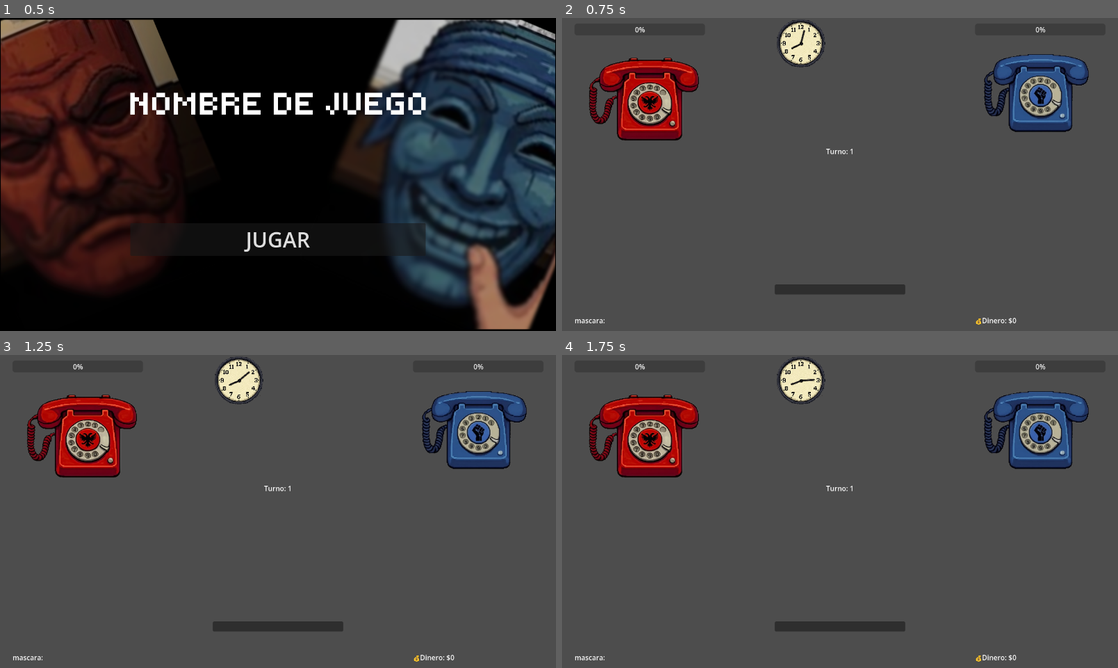
Above: before the commit, frames 1-4 (two rows, left to right).
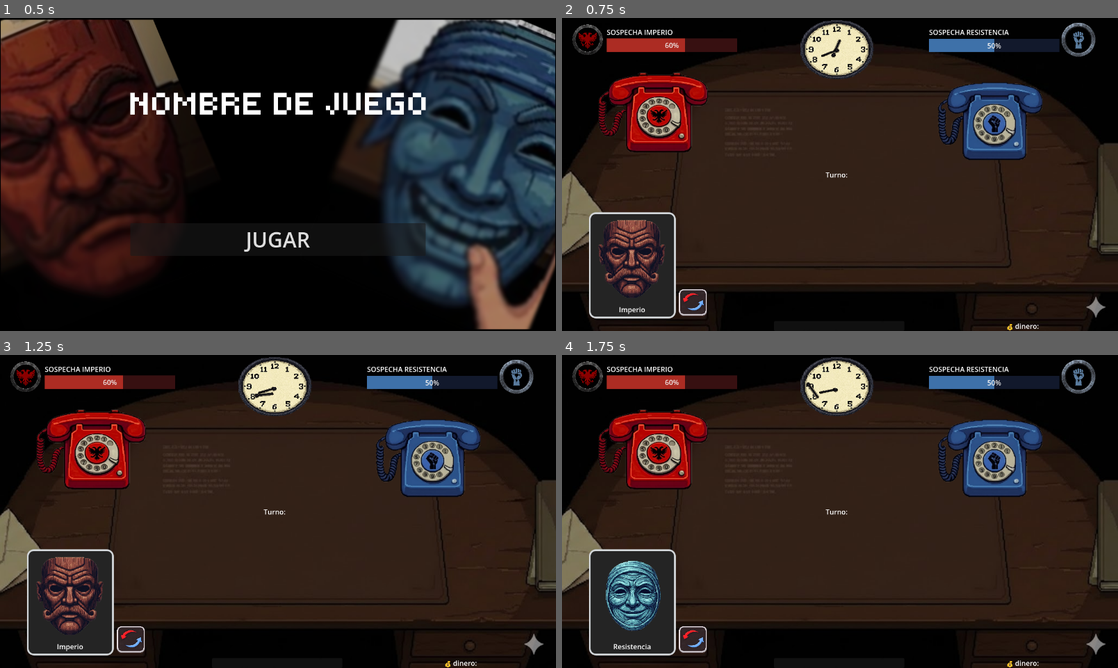
Above: after the commit, the same moments.

Repository: ktorres63/OnlyDevs-Game
Game: Godot game, scene res://scenes/menu_inicio/menu_inicio.tscn
Same seed, same stepped clock (60 frames per second), same inputs: the game is played once before the commit and once after it.
Inputs (mouse positions are in pixels of both pictures, inside the frame that each line leads up to):
- Up to frame 1 (0.5 s): no input
- Up to frame 2 (0.75 s): click "JUGAR" at 0.5 s
- Up to frame 3 (1.25 s): no input
- Up to frame 4 (1.75 s): click (695, 639) at 1.27 s

Frame 1 is identical in both runs. In frame 2, 98% of the frame differs, in the area x 0-100%, y 0-100%; in frame 3, 98%; in frame 4, 98%.
Error after the commit: Invalid assignment of property or key 'text' with value of type 'String' on a base object of type 'null instance'. (res://scripts/ui/Main.gd:28)

Commit message:
Delete Containers in Main scene

Diff:
--- a/scenes/main/Main.tscn
+++ b/scenes/main/Main.tscn
@@ -2,9 +2,28 @@
 
 [ext_resource type="Script" uid="uid://bpnsk2i3dahfx" path="res://scripts/ui/Main.gd" id="1_nha0i"]
 [ext_resource type="Script" uid="uid://7yuba21mau25" path="res://scripts/core/GameManager.gd" id="2_q24mn"]
+[ext_resource type="Texture2D" uid="uid://cy7chbvt6x7u" path="res://assets/sprites/ui/desktop.jpg" id="2_sjxhf"]
 [ext_resource type="Texture2D" uid="uid://cuh2pdyjccl01" path="res://assets/sprites/ui/phoneRed.png" id="3_q24mn"]
+[ext_resource type="PackedScene" uid="uid://du12ll2vp3rw2" path="res://scenes/main/MaskPanel.tscn" id="4_1rhdn"]
 [ext_resource type="PackedScene" uid="uid://c5nr3j33o4vg6" path="res://scenes/main/clock.tscn" id="4_dc040"]
 [ext_resource type="Texture2D" uid="uid://qfvp1lvd82sn" path="res://assets/sprites/ui/phoneBlue.png" id="4_gyg6b"]
+[ext_resource type="Texture2D" uid="uid://b7dcnqyktrq32" path="res://assets/sprites/ui/eagles.png" id="6_ostsq"]
+[ext_resource type="Texture2D" uid="uid://bacryx6fivq0x" path="res://assets/sprites/ui/rebellion_logo.png" id="9_3km4f"]
+
+[sub_resource type="StyleBoxTexture" id="StyleBoxTexture_ko0rf"]
+texture = ExtResource("2_sjxhf")
+
+[sub_resource type="StyleBoxFlat" id="StyleBoxFlat_qkm1d"]
+bg_color = Color(0.21568628, 0.0627451, 0.06666667, 1)
+
+[sub_resource type="StyleBoxFlat" id="StyleBoxFlat_p5fgu"]
+bg_color = Color(0.6745098, 0.17254902, 0.13725491, 1)
+
+[sub_resource type="StyleBoxFlat" id="StyleBoxFlat_2tpxt"]
+bg_color = Color(0.07058824, 0.09803922, 0.17254902, 1)
+
+[sub_resource type="StyleBoxFlat" id="StyleBoxFlat_jsdfw"]
+bg_color = Color(0.24313726, 0.44313726, 0.6627451, 1)
 
 [node name="Main" type="Control" unique_id=1647585048]
 layout_mode = 3
@@ -15,85 +34,198 @@
 grow_vertical = 2
 script = ExtResource("1_nha0i")
 
+[node name="Panel" type="Panel" parent="." unique_id=1379793488]
+layout_mode = 1
+anchors_preset = 15
+anchor_right = 1.0
+anchor_bottom = 1.0
+grow_horizontal = 2
+grow_vertical = 2
+theme_override_styles/panel = SubResource("StyleBoxTexture_ko0rf")
+
 [node name="GameManager" type="Node" parent="." unique_id=1237323366]
 script = ExtResource("2_q24mn")
 
-[node name="HBoxContainer" type="HBoxContainer" parent="." unique_id=180341695]
-layout_mode = 1
-anchors_preset = 15
-anchor_right = 1.0
-anchor_bottom = 1.0
-grow_horizontal = 2
-grow_vertical = 2
-theme_override_constants/separation = 161
-alignment = 1
-
-[node name="VBoxContainer" type="VBoxContainer" parent="HBoxContainer" unique_id=1724329661]
-layout_mode = 2
-theme_override_constants/separation = 340
-alignment = 1
-
-[node name="VBoxContainer" type="VBoxContainer" parent="HBoxContainer/VBoxContainer" unique_id=1216936912]
-layout_mode = 2
-
-[node name="SuspicionBarRed" type="ProgressBar" parent="HBoxContainer/VBoxContainer/VBoxContainer" unique_id=1883222905]
-custom_minimum_size = Vector2(300, 0)
-layout_mode = 2
-
-[node name="PhoneRed" type="TextureButton" parent="HBoxContainer/VBoxContainer/VBoxContainer" unique_id=1661207811]
-custom_minimum_size = Vector2(300, 300)
-layout_mode = 2
+[node name="LeftPanel" type="Control" parent="." unique_id=401810459]
+layout_mode = 1
+anchor_right = 0.33
+anchor_bottom = 1.0
+metadata/_edit_lock_ = true
+
+[node name="MaskPanel" parent="LeftPanel" unique_id=1258673724 instance=ExtResource("4_1rhdn")]
+layout_mode = 1
+anchor_left = 0.1467803
+anchor_top = 0.62083334
+anchor_right = 0.89498097
+anchor_bottom = 0.9597222
+offset_top = 0.0
+offset_right = 0.0
+offset_bottom = 0.0
+metadata/_edit_use_anchors_ = true
+
+[node name="PhoneRed" type="TextureButton" parent="LeftPanel" unique_id=1661207811]
+custom_minimum_size = Vector2(300, 289.225)
+layout_mode = 0
+offset_left = 50.0
+offset_top = 80.0
+offset_right = 350.0
+offset_bottom = 369.225
 texture_normal = ExtResource("3_q24mn")
 ignore_texture_size = true
-stretch_mode = 5
-
-[node name="MaskLabel" type="Label" parent="HBoxContainer/VBoxContainer" unique_id=1098171125]
-layout_mode = 2
-text = "mascara:"
-
-[node name="VBoxContainer2" type="VBoxContainer" parent="HBoxContainer" unique_id=1377149204]
-layout_mode = 2
-theme_override_constants/separation = 295
-
-[node name="Clock" parent="HBoxContainer/VBoxContainer2" unique_id=262250937 instance=ExtResource("4_dc040")]
-layout_mode = 2
-
-[node name="TurnLabel" type="Label" parent="HBoxContainer/VBoxContainer2" unique_id=1244122947]
-layout_mode = 2
+stretch_mode = 0
+
+[node name="HBoxContainer" type="HBoxContainer" parent="LeftPanel" unique_id=1337661153]
+layout_mode = 1
+anchors_preset = -1
+anchor_right = 1.0
+anchor_bottom = 0.11100001
+offset_top = 10.0
+offset_bottom = 10.079994
+alignment = 1
+metadata/_edit_use_anchors_ = true
+
+[node name="TextureRect" type="TextureRect" parent="LeftPanel/HBoxContainer" unique_id=1368389031]
+custom_minimum_size = Vector2(80, 80)
+layout_mode = 2
+texture = ExtResource("6_ostsq")
+expand_mode = 1
+
+[node name="VBoxContainer" type="VBoxContainer" parent="LeftPanel/HBoxContainer" unique_id=1030809288]
+layout_mode = 2
+alignment = 1
+
+[node name="Label" type="Label" parent="LeftPanel/HBoxContainer/VBoxContainer" unique_id=1059177022]
+layout_mode = 2
+text = "SOSPECHA IMPERIO"
+
+[node name="SuspicionBarRed" type="ProgressBar" parent="LeftPanel/HBoxContainer/VBoxContainer" unique_id=1883222905]
+custom_minimum_size = Vector2(300, 30.545)
+layout_mode = 2
+size_flags_vertical = 4
+theme_override_styles/background = SubResource("StyleBoxFlat_qkm1d")
+theme_override_styles/fill = SubResource("StyleBoxFlat_p5fgu")
+value = 60.13
+
+[node name="CenterPanel" type="Control" parent="." unique_id=1570302036]
+layout_mode = 1
+anchor_left = 0.33
+anchor_right = 0.66
+anchor_bottom = 1.0
+grow_horizontal = 2
+metadata/_edit_lock_ = true
+
+[node name="TurnLabel" type="Label" parent="CenterPanel" unique_id=1244122947]
+layout_mode = 1
+anchors_preset = 8
+anchor_left = 0.5
+anchor_top = 0.5
+anchor_right = 0.5
+anchor_bottom = 0.5
+offset_left = -150.0
+offset_top = -11.5
+offset_right = 150.0
+offset_bottom = 11.5
+grow_horizontal = 2
+grow_vertical = 2
 text = "Turno:"
 horizontal_alignment = 1
 
-[node name="EventPanel" type="PanelContainer" parent="HBoxContainer/VBoxContainer2" unique_id=389366397]
-layout_mode = 2
-
-[node name="EventText" type="Label" parent="HBoxContainer/VBoxContainer2/EventPanel" unique_id=1933662527]
+[node name="EventPanel" type="PanelContainer" parent="CenterPanel" unique_id=389366397]
+layout_mode = 1
+anchors_preset = -1
+anchor_left = 0.5
+anchor_top = 1.0
+anchor_right = 0.5
+anchor_bottom = 1.0
+offset_left = -145.345
+offset_top = -23.0
+offset_right = 154.92502
+grow_horizontal = 2
+grow_vertical = 2
+
+[node name="EventText" type="Label" parent="CenterPanel/EventPanel" unique_id=1933662527]
 custom_minimum_size = Vector2(300, 0)
 layout_mode = 2
 autowrap_mode = 2
 
-[node name="VBoxContainer3" type="VBoxContainer" parent="HBoxContainer" unique_id=133630349]
-layout_mode = 2
-theme_override_constants/separation = 340
-alignment = 1
-
-[node name="VBoxContainer" type="VBoxContainer" parent="HBoxContainer/VBoxContainer3" unique_id=1748784837]
-layout_mode = 2
-
-[node name="SuspicionBarBlue" type="ProgressBar" parent="HBoxContainer/VBoxContainer3/VBoxContainer" unique_id=61183635]
-custom_minimum_size = Vector2(300, 0)
-layout_mode = 2
-size_flags_vertical = 4
-
-[node name="PhoneBlue" type="TextureButton" parent="HBoxContainer/VBoxContainer3/VBoxContainer" unique_id=215396894]
+[node name="HBoxContainer" type="HBoxContainer" parent="CenterPanel" unique_id=1196110266]
+layout_mode = 1
+anchors_preset = 15
+anchor_right = 1.0
+anchor_bottom = 1.0
+offset_bottom = -571.0
+grow_horizontal = 2
+grow_vertical = 2
+alignment = 1
+
+[node name="Clock" parent="CenterPanel/HBoxContainer" unique_id=262250937 instance=ExtResource("4_dc040")]
+custom_minimum_size = Vector2(183.475, 0)
+layout_mode = 2
+seconds_per_hour = 3.0
+metadata/_edit_use_anchors_ = true
+
+[node name="RightPanel" type="Control" parent="." unique_id=1345644869]
+layout_mode = 1
+anchor_left = 0.66
+anchor_right = 1.0
+anchor_bottom = 1.0
+grow_vertical = 2
+metadata/_edit_lock_ = true
+
+[node name="MoneyLabel" type="Label" parent="RightPanel" unique_id=1812038768]
+layout_mode = 1
+anchors_preset = 7
+anchor_left = 0.5
+anchor_top = 1.0
+anchor_right = 0.5
+anchor_bottom = 1.0
+offset_left = -40.0
+offset_top = -23.0
+offset_right = 40.0
+grow_horizontal = 2
+grow_vertical = 0
+text = "💰 dinero: "
+
+[node name="PhoneBlue" type="TextureButton" parent="RightPanel" unique_id=215396894]
 custom_minimum_size = Vector2(300, 300)
-layout_mode = 2
+layout_mode = 0
+anchor_top = 0.15171528
+anchor_right = 0.6893383
+anchor_bottom = 0.5683819
 texture_normal = ExtResource("4_gyg6b")
 ignore_texture_size = true
 stretch_mode = 5
-
-[node name="MoneyLabel" type="Label" parent="HBoxContainer/VBoxContainer3" unique_id=1812038768]
-layout_mode = 2
-text = "💰 dinero: "
-
-[connection signal="pressed" from="HBoxContainer/VBoxContainer/VBoxContainer/PhoneRed" to="." method="_on_phone_red_pressed"]
-[connection signal="pressed" from="HBoxContainer/VBoxContainer3/VBoxContainer/PhoneBlue" to="." method="_on_phone_blue_pressed"]
+metadata/_edit_use_anchors_ = true
+
+[node name="HBoxContainer" type="HBoxContainer" parent="RightPanel" unique_id=1031655484]
+layout_mode = 0
+offset_top = 10.0
+offset_right = 384.0
+offset_bottom = 90.0
+
+[node name="VBoxContainer" type="VBoxContainer" parent="RightPanel/HBoxContainer" unique_id=451824176]
+layout_mode = 2
+size_flags_horizontal = 0
+alignment = 1
+
+[node name="Label" type="Label" parent="RightPanel/HBoxContainer/VBoxContainer" unique_id=1101596141]
+layout_mode = 2
+text = "SOSPECHA RESISTENCIA"
+
+[node name="SuspicionBarBlue" type="ProgressBar" parent="RightPanel/HBoxContainer/VBoxContainer" unique_id=61183635]
+custom_minimum_size = Vector2(300, 30)
+layout_mode = 2
+size_flags_vertical = 4
+theme_override_styles/background = SubResource("StyleBoxFlat_2tpxt")
+theme_override_styles/fill = SubResource("StyleBoxFlat_jsdfw")
+value = 50.0
+metadata/_edit_use_anchors_ = true
+
+[node name="TextureRect" type="TextureRect" parent="RightPanel/HBoxContainer" unique_id=1341959525]
+custom_minimum_size = Vector2(80, 80)
+layout_mode = 2
+texture = ExtResource("9_3km4f")
+expand_mode = 1
+
+[connection signal="pressed" from="LeftPanel/PhoneRed" to="." method="_on_phone_red_pressed"]
+[connection signal="pressed" from="RightPanel/PhoneBlue" to="." method="_on_phone_blue_pressed"]
--- a/scenes/MaskPanel.tscn
+++ b/scenes/main/MaskPanel.tscn
@@ -29,7 +29,8 @@
 offset_top = -221.59998
 offset_right = 316.04
 offset_bottom = 18.799988
-grow_vertical = 0
+grow_horizontal = 2
+grow_vertical = 2
 script = ExtResource("1_wqs35")
 
 [node name="HBoxContainer" type="HBoxContainer" parent="." unique_id=1016430569]
--- a/scenes/main/clock.tscn
+++ b/scenes/main/clock.tscn
@@ -15,27 +15,35 @@
 script = ExtResource("1_j0qyj")
 
 [node name="ClockBase" type="TextureRect" parent="." unique_id=1459067788]
-layout_mode = 0
-offset_right = 120.0
-offset_bottom = 120.0
+layout_mode = 1
+anchors_preset = 15
+anchor_right = 1.0
+anchor_bottom = 1.0
+grow_horizontal = 2
+grow_vertical = 2
 texture = ExtResource("1_2skdo")
 expand_mode = 1
 
 [node name="Hand_Long" type="TextureRect" parent="." unique_id=2134791208]
-layout_mode = 0
-offset_top = -1.0
-offset_right = 120.0
-offset_bottom = 119.0
+layout_mode = 1
+anchors_preset = 15
+anchor_right = 1.0
+anchor_bottom = 1.0
+grow_horizontal = 2
+grow_vertical = 2
 rotation = 6.2831855
 pivot_offset = Vector2(60, 60)
 texture = ExtResource("2_j0qyj")
 expand_mode = 1
 
 [node name="Hand_Short" type="TextureRect" parent="." unique_id=1438789967]
-layout_mode = 0
-offset_left = 1.0
-offset_right = 121.0
-offset_bottom = 120.0
+clip_contents = true
+layout_mode = 1
+anchors_preset = 15
+anchor_right = 1.0
+anchor_bottom = 1.0
+grow_horizontal = 2
+grow_vertical = 2
 pivot_offset = Vector2(60, 60)
 texture = ExtResource("3_6n5h3")
 expand_mode = 1
--- a/scripts/ui/Main.gd
+++ b/scripts/ui/Main.gd
@@ -3,10 +3,10 @@
 @onready var money_label = $HBoxContainer/VBoxContainer3/MoneyLabel
 @onready var turn_label = $HBoxContainer/VBoxContainer2/TurnLabel
 @onready var event_text = $HBoxContainer/VBoxContainer2/EventPanel/EventText
-@onready var phone_red = $HBoxContainer/VBoxContainer/VBoxContainer/PhoneRed
+@onready var phone_red = $HBoxContainer/VBoxContainer/PhoneRed
 @onready var phone_blue = $HBoxContainer/VBoxContainer3/VBoxContainer/PhoneBlue
 @onready var game_manager = $GameManager
-@onready var suspicion_bar_red = $HBoxContainer/VBoxContainer/VBoxContainer/SuspicionBarRed
+@onready var suspicion_bar_red = $HBoxContainer/VBoxContainer/SuspicionBarRed
 @onready var suspicion_bar_blue = $HBoxContainer/VBoxContainer3/VBoxContainer/SuspicionBarBlue
 
 # Called when the node enters the scene tree for the first time.
Binary file added: assets/sprites/ui/Bottom_OVERLAY.png
Not shown, added: assets/sprites/ui/Bottom_OVERLAY.png.import
Binary file added: assets/sprites/ui/Dollar_Sign.png
Not shown, added: assets/sprites/ui/Dollar_Sign.png.import
Binary file added: assets/sprites/ui/desktop.jpg
Not shown, added: assets/sprites/ui/desktop.jpg.import
Binary file added: assets/sprites/ui/eagles.png
Not shown, added: assets/sprites/ui/eagles.png.import
Binary file added: assets/sprites/ui/file.png
Not shown, added: assets/sprites/ui/file.png.import
Binary file added: assets/sprites/ui/news.png
Not shown, added: assets/sprites/ui/news.png.import
(and 8 more such lines)
